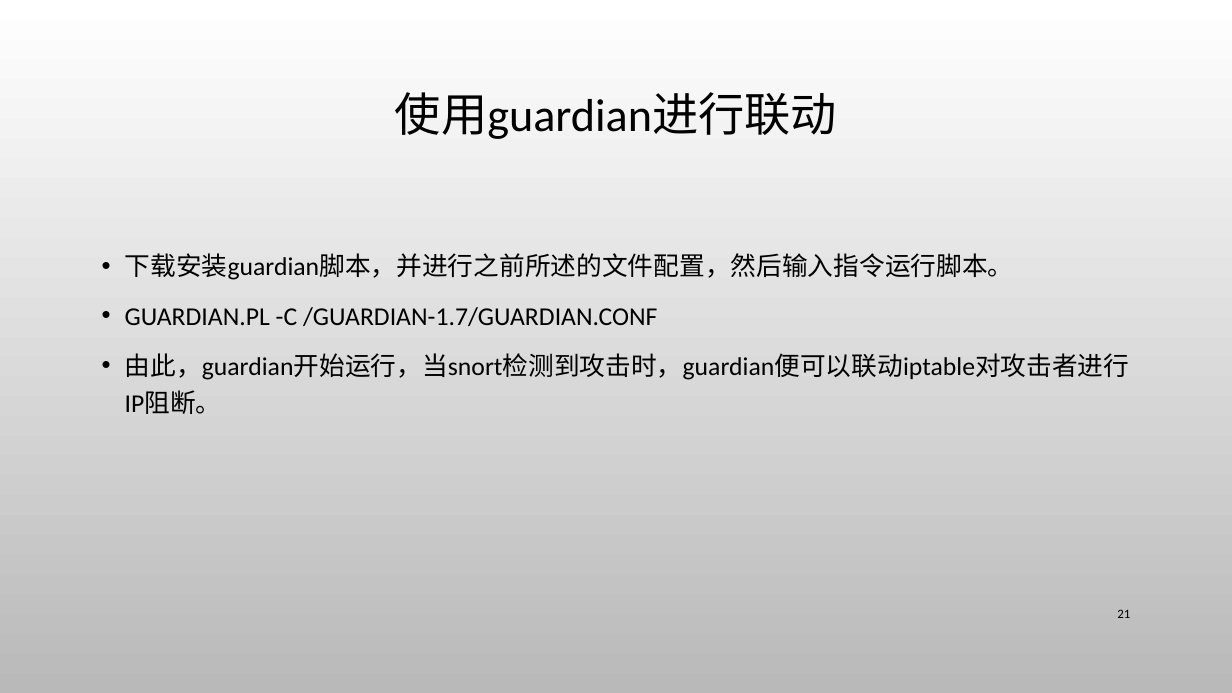
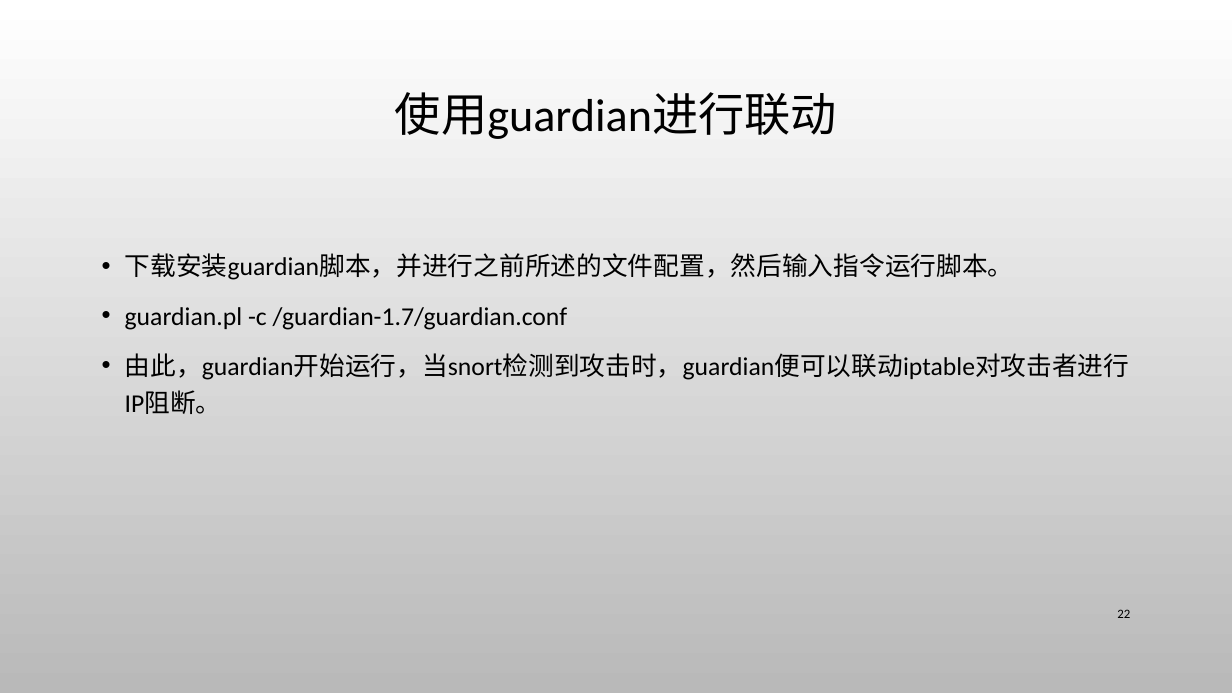
Before and after one commit to CUCCS/ns, a slide deck: slide 22 of 2016-2/HJJ_ZL/flippedclassroom/Snort入侵检测防御系统.pptx (slide 21 before the commit). Drawn at 1232x693 pixels with LibreOffice and Linux fonts; fonts in the diff are those of the drawing; background and template pictures are left out. Boxes give left, top, right and bottom in pixels: in the first picture for what was removed or moved away, otherwise in the second. Text is boxed around its words. In the diff, an @@ line names an element or a change of style, - is before the commit and + after.

```diff
--- a/2016-2/HJJ_ZL/flippedclassroom/Snort入侵检测防御系统.pptx
+++ b/2016-2/HJJ_ZL/flippedclassroom/Snort入侵检测防御系统.pptx
@@ text at (125, 307, 568, 330): text changed @@
-• GUARDIAN.PL -C /GUARDIAN-1.7/GUARDIAN.CONF
+• guardian.pl -c /guardian-1.7/guardian.conf
@@ page number at (1117, 609, 1130, 618): text changed @@
-21
+22
```
Also in this commit, not shown: 8 other slides changed, 4 slides added.
